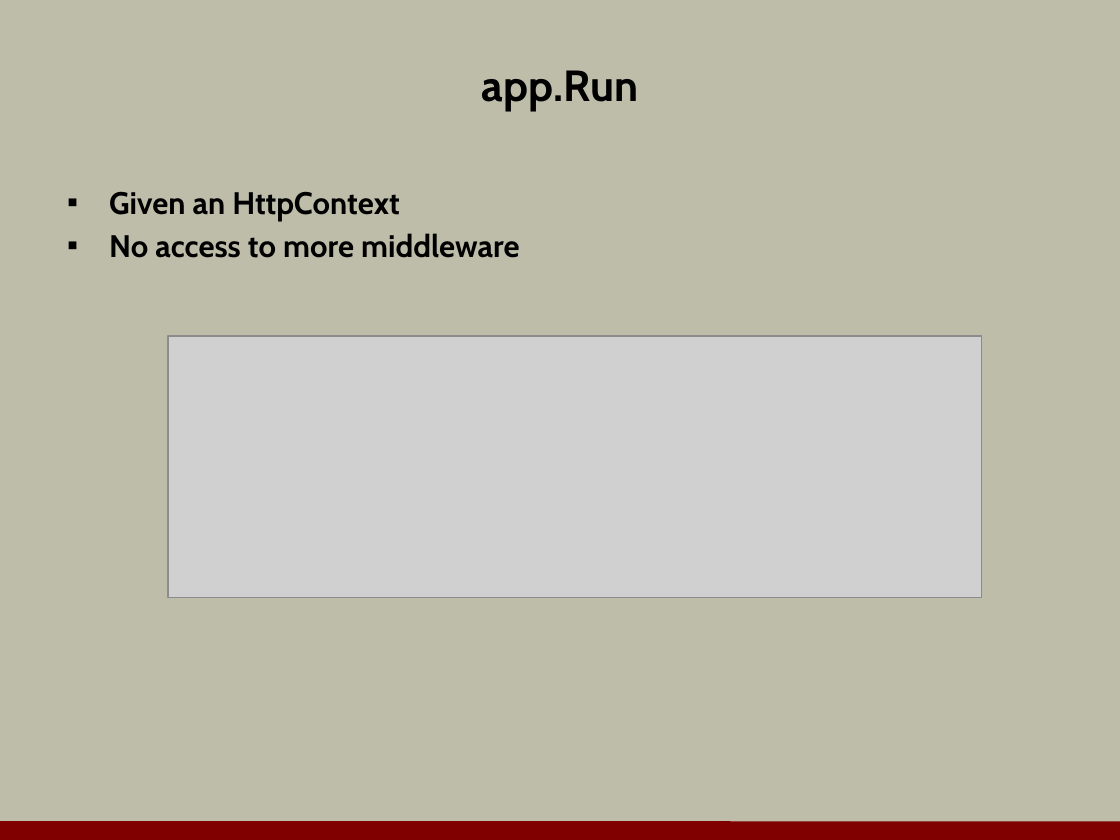
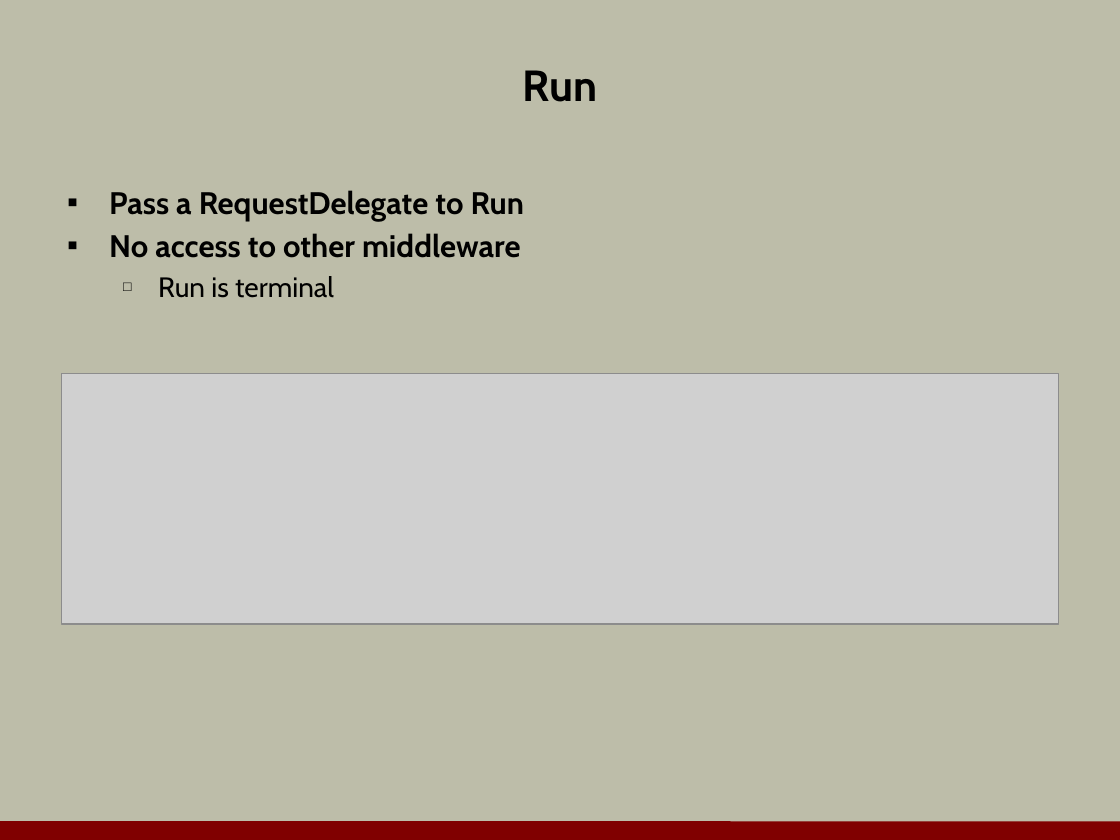
Before and after one commit to OdeToCode/classes, a slide deck: slide 14 of aspnet5/slides/a1_middleware.pptx (slide 11 before the commit). Drawn at 1120x840 pixels with LibreOffice and Linux fonts; fonts in the diff are those of the drawing; grey boxes stand for pictures; background and template pictures are left out. Boxes give left, top, right and bottom in pixels: in the first picture for what was removed or moved away, otherwise in the second. Text is boxed around its words. In the diff, an @@ line names an element or a change of style, - is before the commit and + after.

Commit message:
middleware slides

```diff
--- a/aspnet5/slides/a1_middleware.pptx
+++ b/aspnet5/slides/a1_middleware.pptx
@@ title at (523,70,598,102): text changed @@
-app.Run
+Run
@@ text at (109,190,525,298): text changed @@
-▪ Given an HttpContext
-▪ No access to more middleware
+▪ Pass a RequestDelegate to Run
+▪ No access to other middleware
+  □ Run is terminal
@@ picture: place and size @@
-picture at (168,336,981,597)
+picture at (62,373,1060,624)
```
Also in this commit, not shown: 6 other slides changed, 23 slides added, 11 slides removed.
